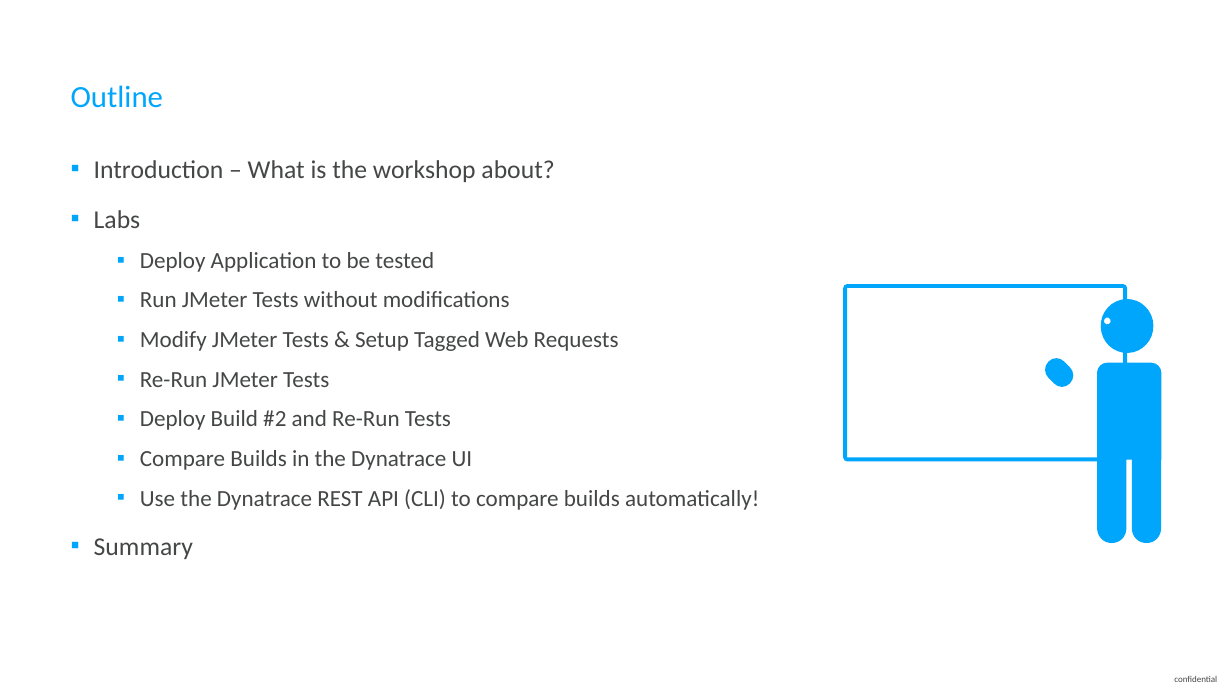
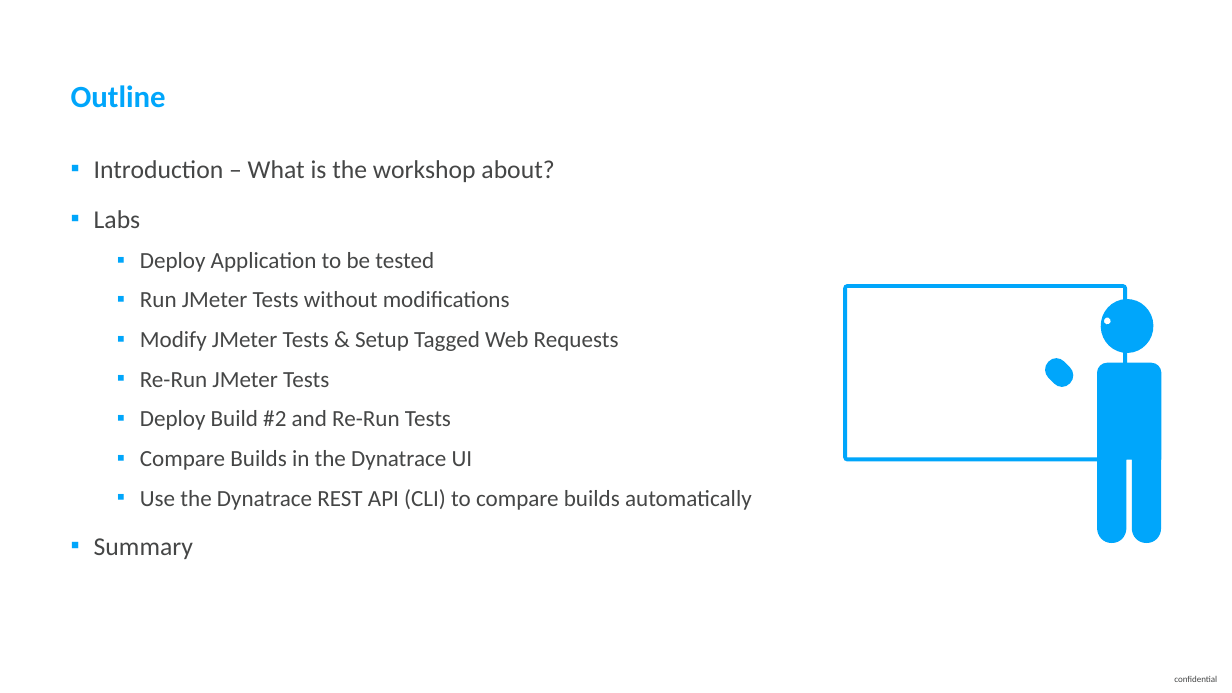
Before and after one commit to thiagobien/ACL, a slide deck: slide 4 of workshop/07_Performance_as_a_Service/ACMWorkshop_Performance_as_a_Self_Service.pptx. Drawn at 1232x693 pixels with LibreOffice and Linux fonts; fonts in the diff are those of the drawing. Boxes give left, top, right and bottom in pixels: in the first picture for what was removed or moved away, otherwise in the second. Text is boxed around its words. In the diff, an @@ line names an element or a change of style, - is before the commit and + after.

```diff
--- a/workshop/07_Performance_as_a_Service/ACMWorkshop_Performance_as_a_Self_Service.pptx
+++ b/workshop/07_Performance_as_a_Service/ACMWorkshop_Performance_as_a_Self_Service.pptx
@@ title "Outline" at (71,85,166,108): bold on @@
@@ text at (140,489,752,510): text changed @@
-  ▪ Use the Dynatrace REST API (CLI) to compare builds automatically!
+  ▪ Use the Dynatrace REST API (CLI) to compare builds automatically
```
Also in this commit, not shown: 9 other slides changed, 1 slide added, 8 other files.
